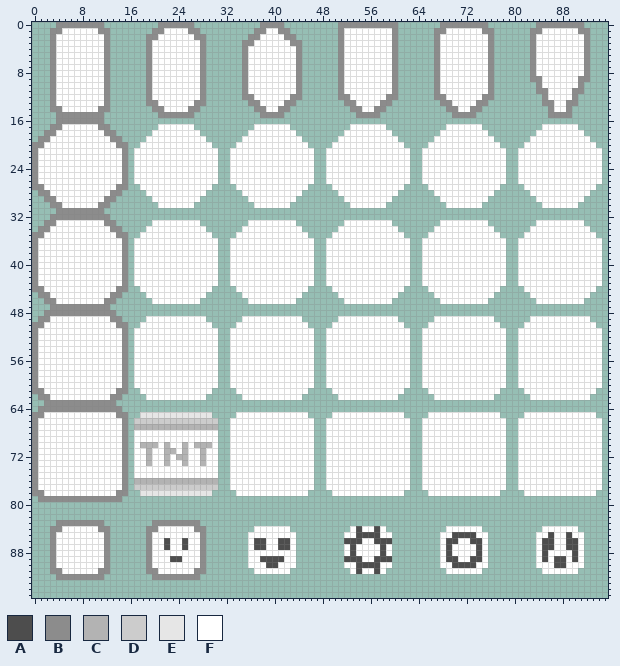
A pixel-art file gets an edit: Random Input Game Project/Assets/_Project/Art/skins_testing_project.ase. Above: the version before the commit.
96x96 pixels, 1 frame.
Palette (. is transparent): A #4d4d4d  B #8c8c8c  C #b3b3b3  D #cccccc  E #e6e6e6  F #ffffff
Pixels before (only the part around the change), first column x 5:
58 FFFFFFFFFFB.FFFFFFFFFFFFFF..FFFFFFFFFFFF
59 FFFFFFFFFFB.FFFFFFFFFFFFFF..FFFFFFFFFFFF
60 FFFFFFFFFFB.FFFFFFFFFFFFFF..FFFFFFFFFFFF
61 FFFFFFFFFBB..FFFFFFFFFFFF....FFFFFFFFFFF
62 FFFFFFFFBB....FFFFFFFFFF......FFFFFFFFFF
63 BBBBBBBBB...............................
64 BBBBBBBBBB..............................
65 FFFFFFFFFBB..EEEEEEEEEEEE....FFFFFFFFFFF
66 FFFFFFFFFFB.DDDDDDDDDDDDDD..FFFFFFFFFFFF
67 FFFFFFFFFFB.CCCCCCCCCCCCCC..FFFFFFFFFFFF
68 FFFFFFFFFFB.FFFFFFFFFFFFFF..FFFFFFFFFFFF
69 FFFFFFFFFFB.FFFFFFFFFFFFFF..FFFFFFFFFFFF
70 FFFFFFFFFFB.FCCCFCFFCFCCCF..FFFFFFFFFFFF
71 FFFFFFFFFFB.FFCFFCCFCFFCFF..FFFFFFFFFFFF
72 FFFFFFFFFFB.FFCFFCFCCFFCFF..FFFFFFFFFFFF
73 FFFFFFFFFFB.FFCFFCFFCFFCFF..FFFFFFFFFFFF
74 FFFFFFFFFFB.FFFFFFFFFFFFFF..FFFFFFFFFFFF
75 FFFFFFFFFFB.FFFFFFFFFFFFFF..FFFFFFFFFFFF
76 FFFFFFFFFFB.CCCCCCCCCCCCCC..FFFFFFFFFFFF
77 FFFFFFFFFFB.DDDDDDDDDDDDDD..FFFFFFFFFFFF
78 FFFFFFFFFBB..EEEEEEEEEEEE....FFFFFFFFFFF
79 BBBBBBBBBB..............................
80 ........................................
81 ........................................
82 ........................................
83 BBBBBBB........BBBBBBBB.................
84 FFFFFFBB......BBFFFFFFBB........FFFFFF..
85 FFFFFFFB......BFFFFFFFFB.......FFFFFFFF.
86 FFFFFFFB......BFFAFFAFFB.......FAAFFAAF.
87 FFFFFFFB......BFFAFFAFFB.......FAAFFAAF.
88 FFFFFFFB......BFFFFFFFFB.......FFFFFFFF.
89 FFFFFFFB......BFFFAAFFFB.......FFAAAAFF.
90 FFFFFFFB......BFFFFFFFFB.......FFFAAFFF.
91 FFFFFFBB......BBFFFFFFBB........FFFFFF..
92 BBBBBBB........BBBBBBBB.................
Now the later version:
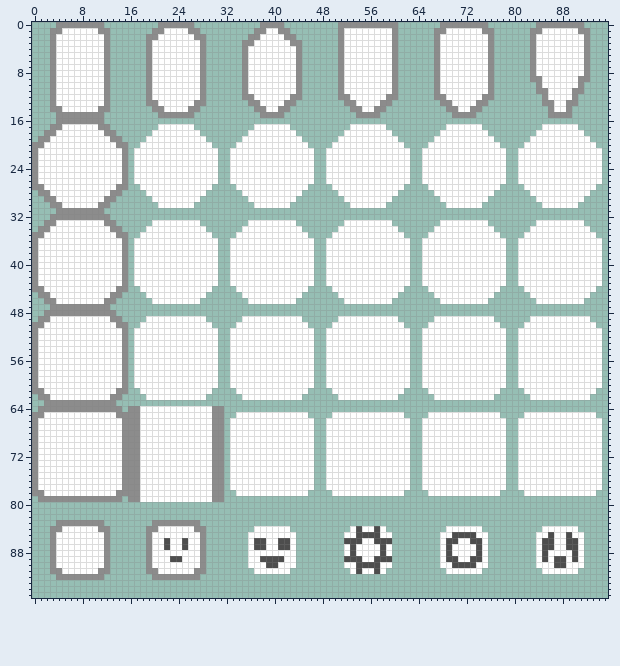
The exact change:
y 64: x 16..31 ................ -> BBFFFFFFFFFFFFBB
y 65: x 16..31 ..EEEEEEEEEEEE.. -> BBFFFFFFFFFFFFBB
y 66: x 16..31 .DDDDDDDDDDDDDD. -> BBFFFFFFFFFFFFBB
y 67: x 16..31 .CCCCCCCCCCCCCC. -> BBFFFFFFFFFFFFBB
y 68..69: x 16..17 .F -> BB; x 30..31 F. -> BB
y 70: x 16..20 .FCCC -> BBFFF; x 22 C -> F; x 25 C -> F; x 27..31 CCCF. -> FFFBB
y 71: x 16..17 .F -> BB; x 19 C -> F; x 22..23 CC -> FF; x 25 C -> F; x 28 C -> F; x 30..31 F. -> BB
y 72: x 16..17 .F -> BB; x 19 C -> F; x 22 C -> F; x 24..25 CC -> FF; x 28 C -> F; x 30..31 F. -> BB
y 73: x 16..17 .F -> BB; x 19 C -> F; x 22 C -> F; x 25 C -> F; x 28 C -> F; x 30..31 F. -> BB
y 74..75: x 16..17 .F -> BB; x 30..31 F. -> BB
y 76: x 16..31 .CCCCCCCCCCCCCC. -> BBFFFFFFFFFFFFBB
y 77: x 16..31 .DDDDDDDDDDDDDD. -> BBFFFFFFFFFFFFBB
y 78: x 16..31 ..EEEEEEEEEEEE.. -> BBFFFFFFFFFFFFBB
y 79: x 16..31 ................ -> BBFFFFFFFFFFFFBB
